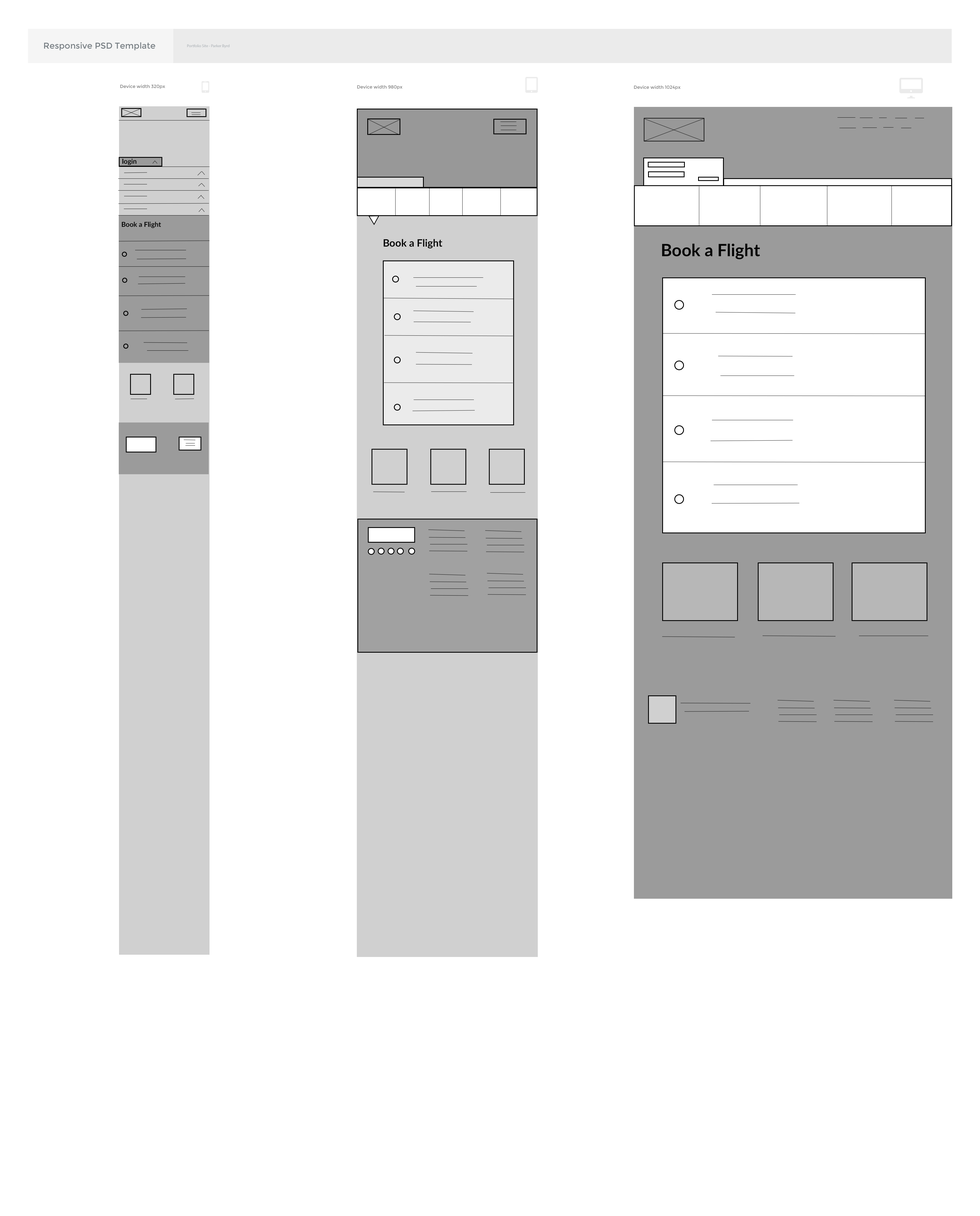
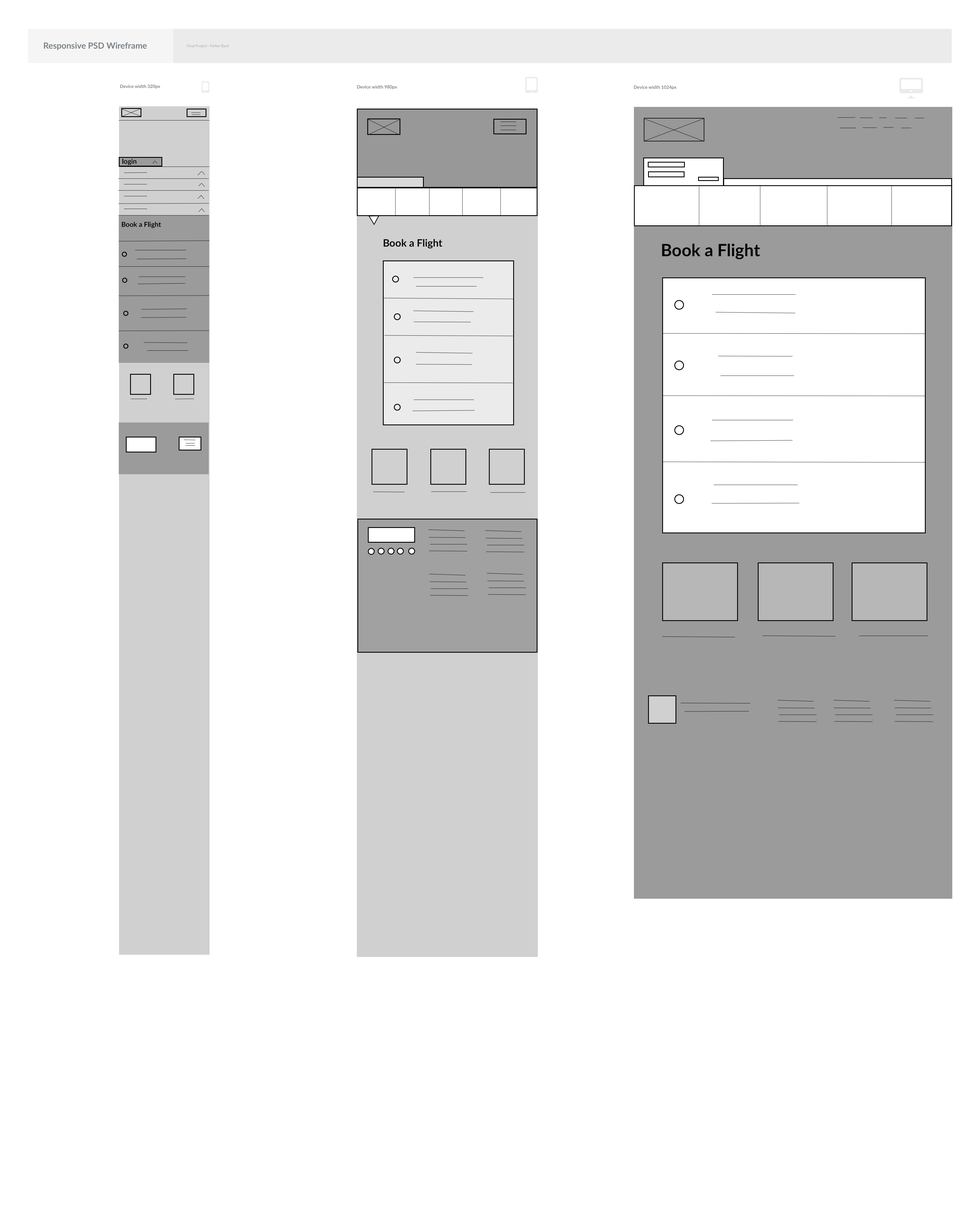
Revision of a layered (980, 1216) image; what changed, layer by layer:
renamed "Portfolio Site - Parker Byrd" to "Final Project - Parker Byrd", painted on it over [187, 44, 230, 49]
renamed "Responsive PSD Template" to "Responsive PSD Wireframe", painted on it over [43, 42, 156, 51]
painted on "Device width 1024px" over [633, 85, 681, 90]
painted on "Device width 980px" over [357, 84, 403, 90]
painted on "Device width 320px" over [120, 84, 166, 90]
